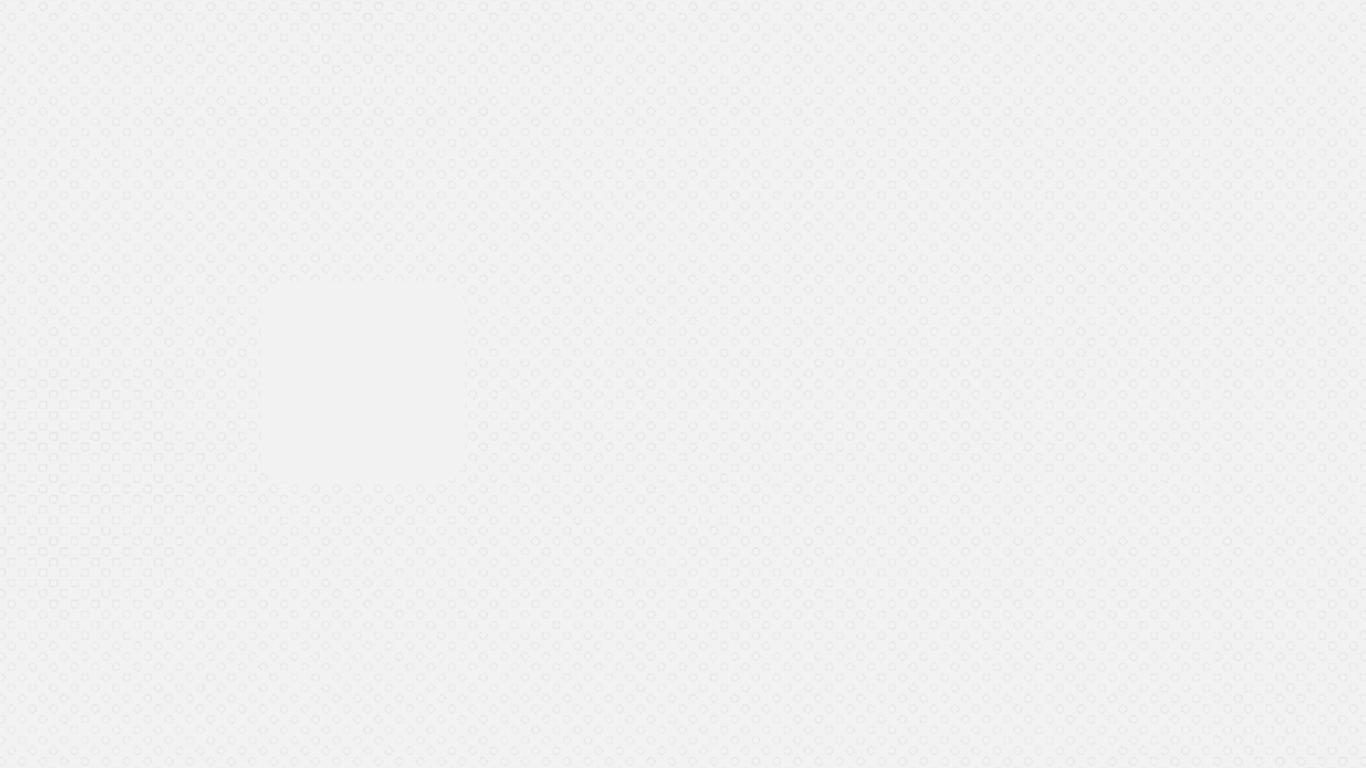
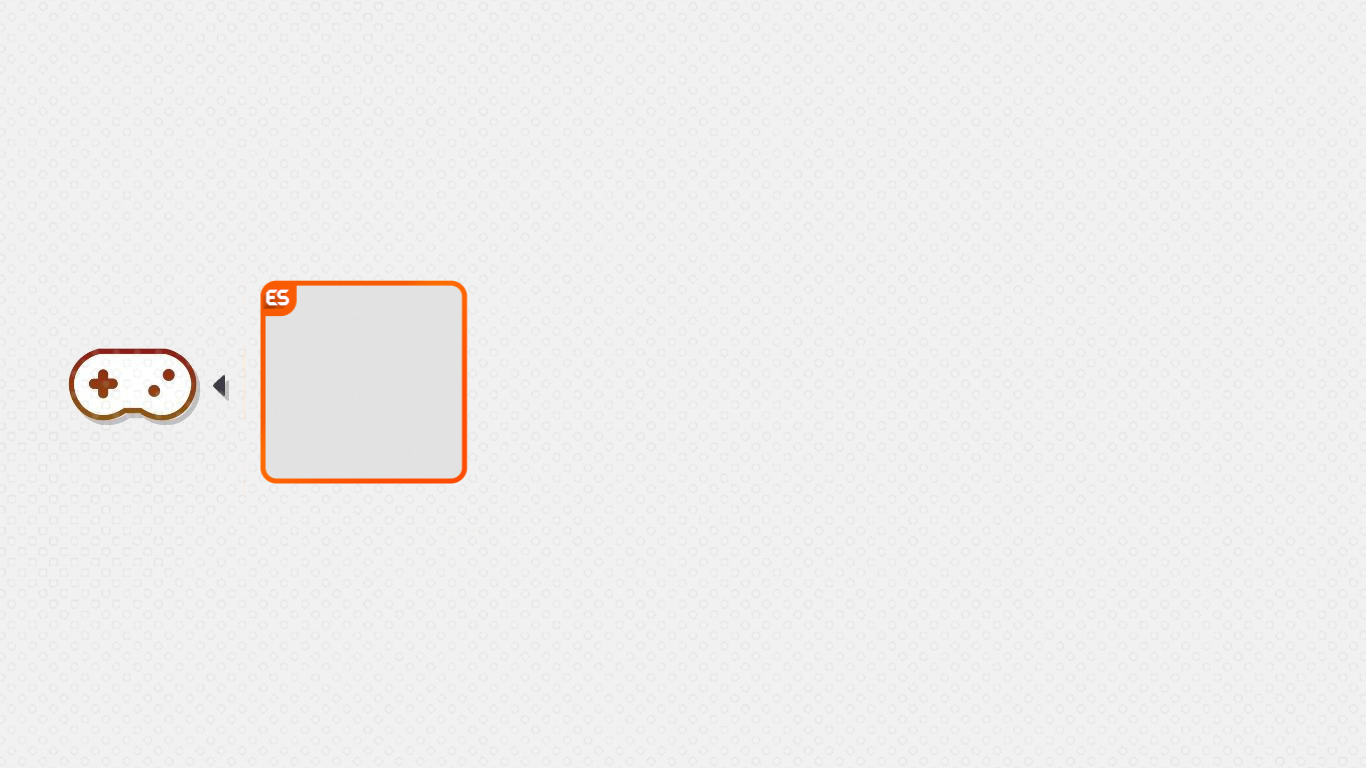
Comparing the layer stacks of the two (1366, 768) images. Changes:
added layer "Capa #3" above "marco2.png #2" over [left=260, top=280, right=468, bottom=484]
hid "fondo.jpg #1" over [left=64, top=280, right=517, bottom=532]
painted on "marco2.png #1" over [left=260, top=280, right=467, bottom=484]
"Capa": opacity 12% → 11% over [left=64, top=280, right=517, bottom=532]